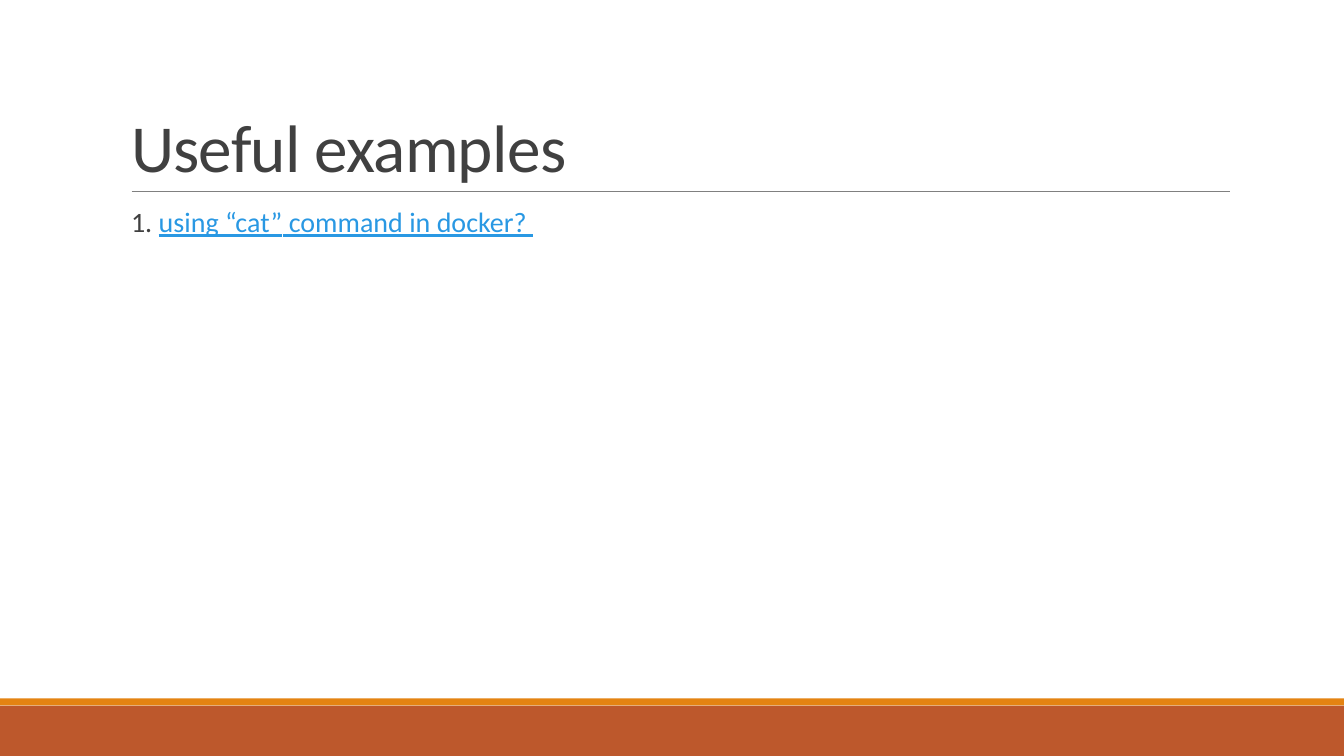
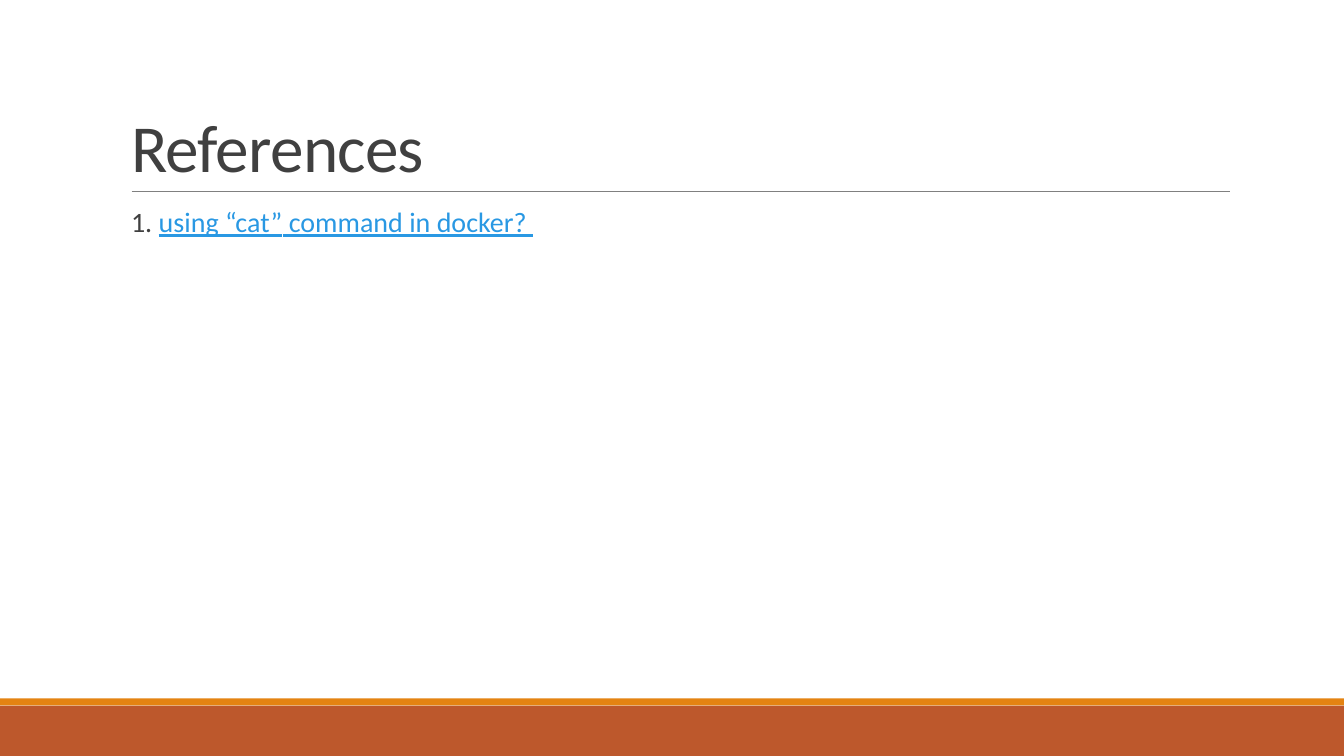
Before and after one commit to YumingChang02/arch_summer_2019, a slide deck: slide 18 of Introduction to docker.pptx. Drawn at 1344x756 pixels with LibreOffice and Linux fonts; fonts in the diff are those of the drawing. Boxes give left, top, right and bottom in pixels: in the first picture for what was removed or moved away, otherwise in the second. Text is boxed around its words. In the diff, an @@ line names an element or a change of style, - is before the commit and + after.

Commit message:
2019/7/3 1000 am

```diff
--- a/Introduction to docker.pptx
+++ b/Introduction to docker.pptx
@@ title at (131,126,424,173): text changed @@
-Useful examples
+References
```
Also in this commit, not shown: 2 slides added.
